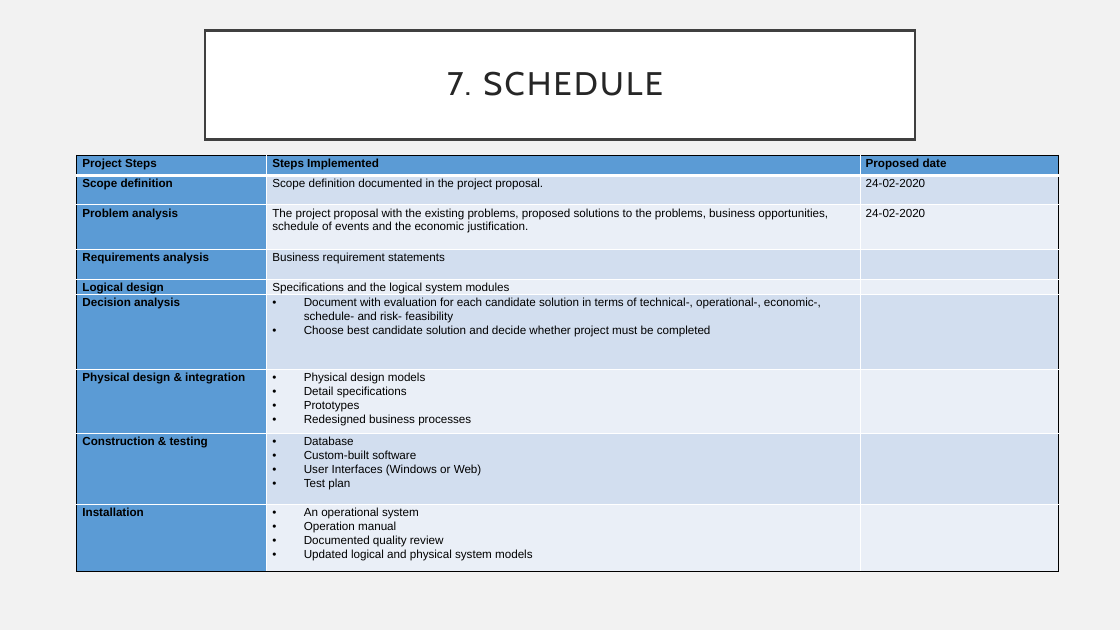
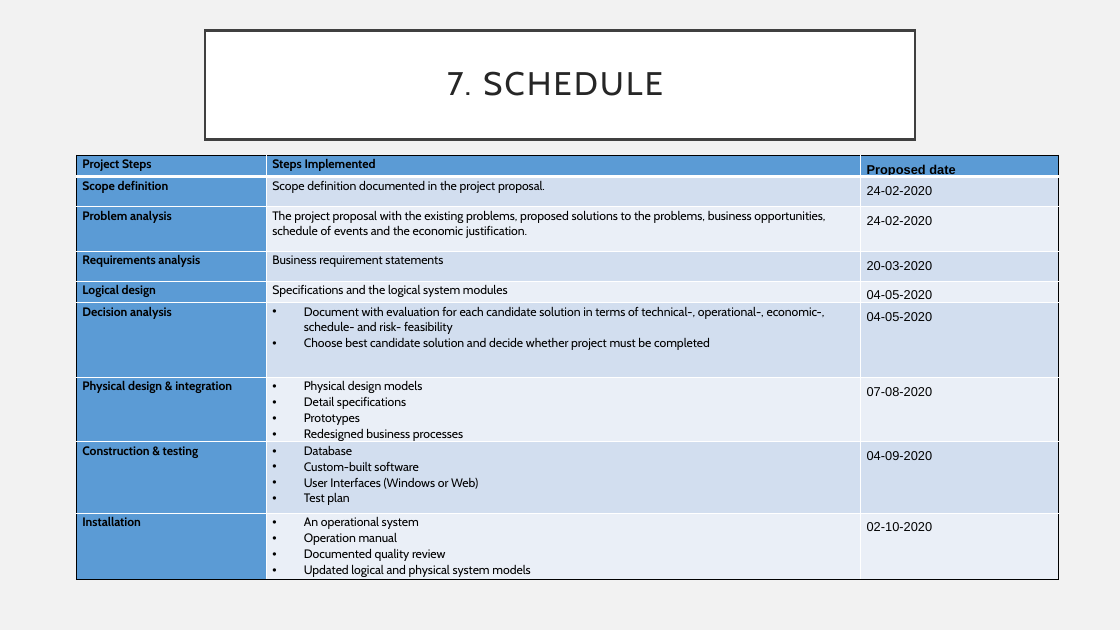
Before and after one commit to Jeaninjeanz/CMPG213, a slide deck: slide 12 of Powerpoint Version 2.pptx. Drawn at 1120x630 pixels with LibreOffice and Linux fonts; fonts in the diff are those of the drawing. Boxes give left, top, right and bottom in pixels: in the first picture for what was removed or moved away, otherwise in the second. Text is boxed around its words. In the diff, an @@ line names an element or a change of style, - is before the commit and + after.

```diff
--- a/Powerpoint Version 2.pptx
+++ b/Powerpoint Version 2.pptx
@@ table at bbox=[77, 155, 1059, 583] @@
-row 4, column 3: 
+row 4, column 3: 20-03-2020
-row 5, column 3: 
+row 5, column 3: 04-05-2020
-row 6, column 3: 
+row 6, column 3: 04-05-2020
-row 7, column 3: 
+row 7, column 3: 07-08-2020
-row 8, column 3: 
+row 8, column 3: 04-09-2020
-row 9, column 3: 
+row 9, column 3: 02-10-2020
@@ size 10 to 10.5 pt, font Arial to Cabin @@
@@ size 10 to 11 pt in "Proposed date", "24-02-2020", "24-02-2020" @@
@@ line spacing 1.07 to 1.5 @@
@@ less space between paragraphs @@
```
Also in this commit, not shown: 8 other slides changed.
